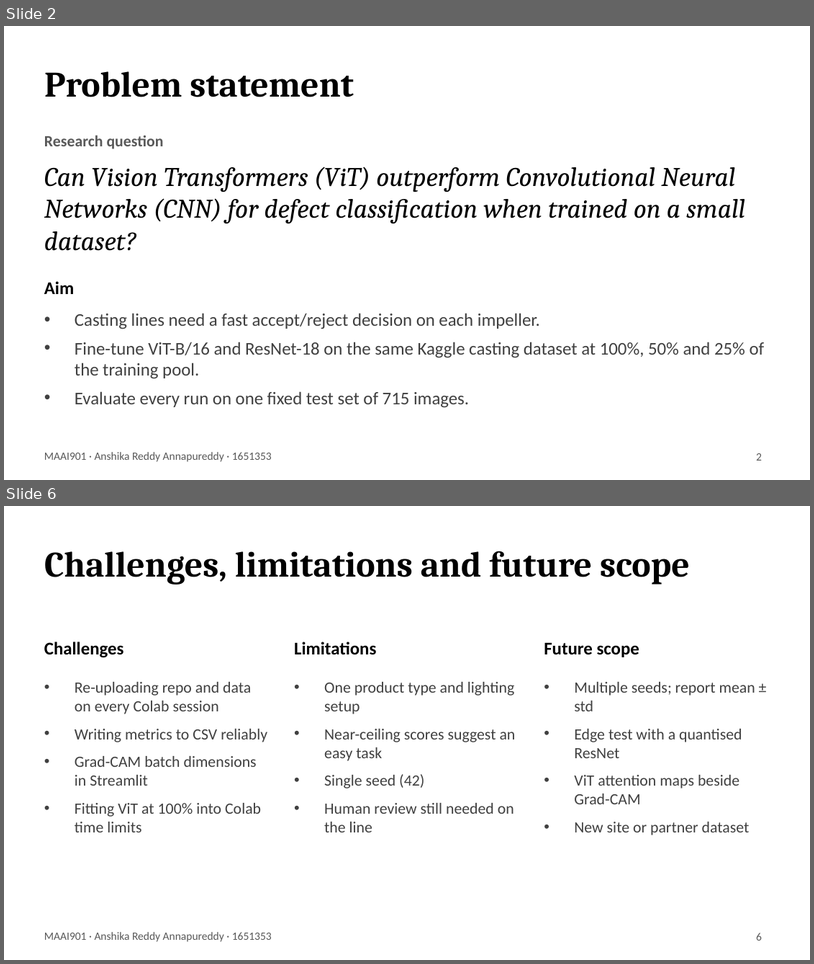
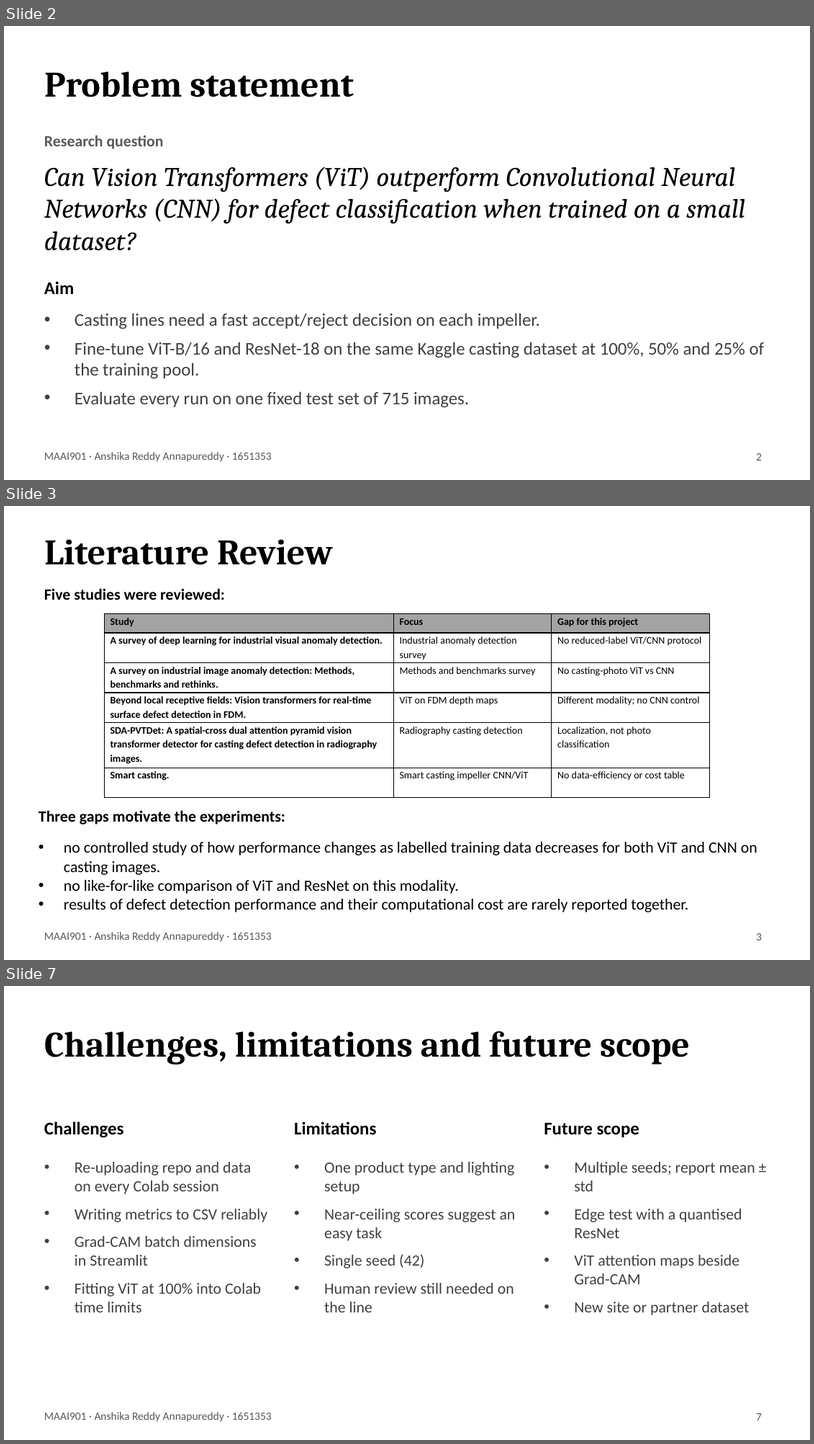
Before and after one commit to anshikareddy403/casting-defect-vit-resnet, a slide deck: report/Casting_Defect_Inspection_Presentation.pptx. Shown one above the other, each under a label of ours: slides 2 and 6 before the commit, slides 2, 3 and 7 after it; the slides between them are not shown. The pictures are 814x964 and 814x1444 pixels, drawn with LibreOffice and Linux fonts; fonts in the diff are those of the drawing. Boxes give left, top, right and bottom in pixels: in the first picture for what was removed or moved away, otherwise in the second. Text is boxed around its words. In the diff, an @@ line names an element or a change of style, - is before the commit and + after.

```diff
--- a/report/Casting_Defect_Inspection_Presentation.pptx
+++ b/report/Casting_Defect_Inspection_Presentation.pptx
@@ slide 3 added at bbox=[4, 506, 810, 960], background #FFFFFF; not listed: 1 template element that a slide beside it also shows @@
@@ title added at bbox=[44, 539, 333, 565], 32 pt, text #000000, bold @@
+Literature Review
@@ text added at bbox=[44, 588, 225, 600], 14 pt, text #000000, bold @@
+Five studies were reviewed:
@@ table added at bbox=[104, 614, 710, 798], 6 rows, 3 columns @@
+Study | Focus | Gap for this project
+A survey of deep learning for industrial visual anomaly detection. | Industrial anomaly detection survey | No reduced-label ViT/CNN protocol
+A survey on industrial image anomaly detection: Methods, benchmarks and rethinks. | Methods and benchmarks survey | No casting-photo ViT vs CNN
+Beyond local receptive fields: Vision transformers for real-time surface defect detection in FDM. | ViT on FDM depth maps | Different modality; no CNN control
+SDA-PVTDet: A spatial-cross dual attention pyramid vision transformer detector for casting defect detection in radiography images. | Radiography casting detection | Localization, not photo classification
+Smart casting. | Smart casting impeller CNN/ViT | No data-efficiency or cost table
@@ text added at bbox=[39, 810, 758, 912], 14 pt, text #000000 @@
+Three gaps motivate the experiments:
+• no controlled study of how performance changes as labelled training data decreases for both ViT and CNN on casting images.
+• no like-for-like comparison of ViT and ResNet on this modality.
+• results of defect detection performance and their computational cost are rarely reported together.
@@ page number added at bbox=[756, 933, 762, 940], 10 pt, text #595959 @@
+3
@@ what was slide 6 is now slide 7 @@
@@ page number at bbox=[756, 1413, 762, 1420]: text changed @@
-6
+7
```
Also in this commit, not shown: 4 slides changed, 3 other files.
